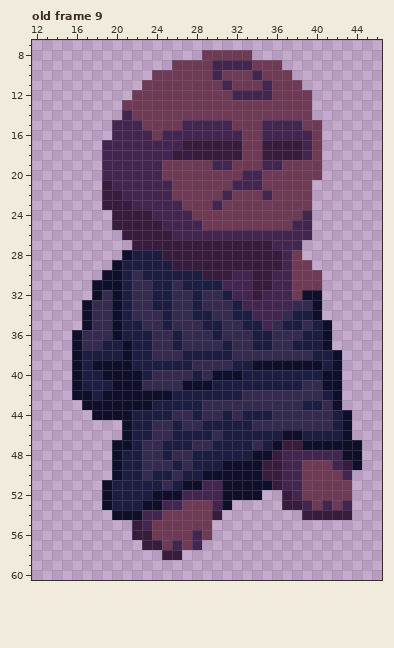
Pixel-art file: platformer-jam/Sprites/char.aseprite. Above is the file before it was changed.
64x64 pixels, 9 frames. Shown: old frame 9: x 12..46, y 7..60. The commit also changed other frames, which this record leaves out.
Once edited:
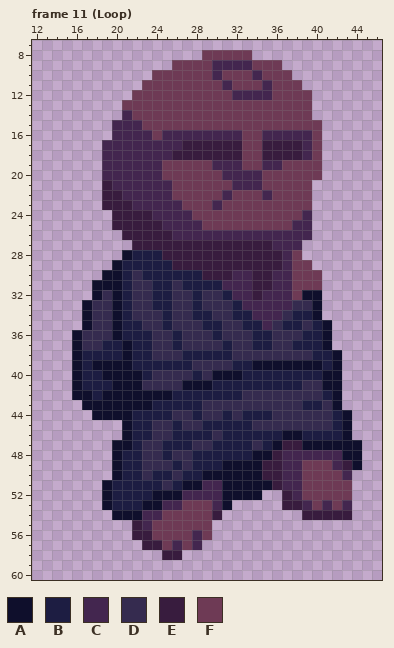
Palette (. is transparent): A #0f0f2c  B #1d1d42  C #43264f  D #352b4f  E #381c3e  F #6e3a55
A new or re-ordered frame is compared with the old frame closest to it.
The edit:
frames 9 -> 11
--- frame 11 (Loop) is new; against old frame 9, layer "Layer 5"
@@ x 25..40 @@
 14 FFFFFFFFFFFFFFF.
-15 FFCCCCCFFFCCCCFF
+15 FFFFFFFFFFFFFFFF
 16 CCCCCCCCFFCCCCCF
@@ x 29..34 @@
 18 EEEEFF
-19 FCCFFF
-20 FFFFCC
+19 FCCCFF
+20 FFCCCC
 21 FFFCCC
Where, in picture pixels (left, top, right, bottom), the same in both pictures:
changed: (182, 120, 302, 130)
changed: (222, 160, 242, 180)
